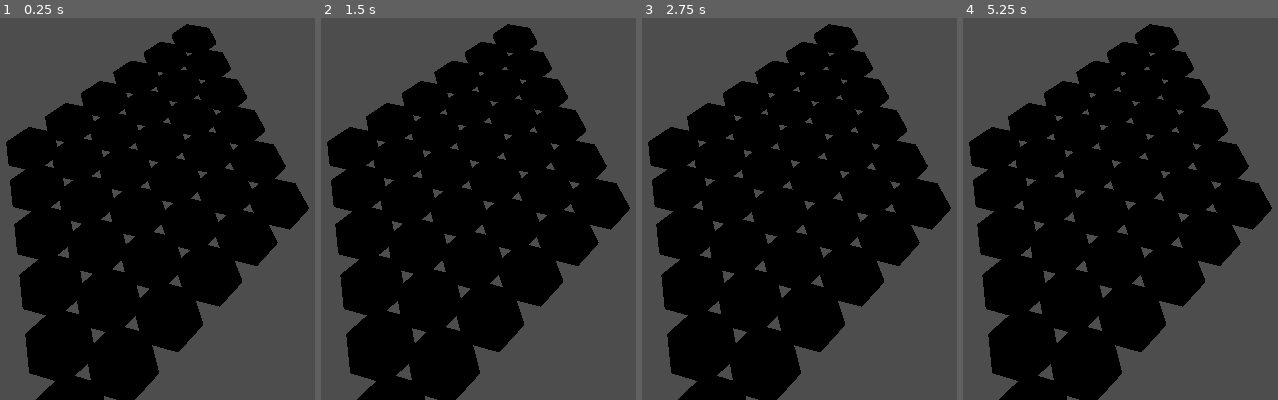
Above: before the commit, frames 1-4 (left to right).
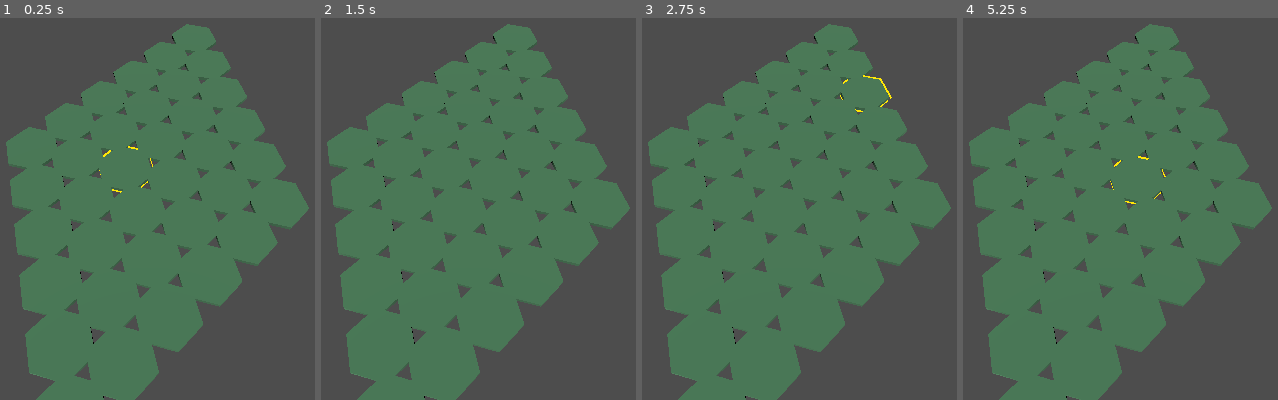
Above: after the commit, the same moments.

Repository: charlescodes/blightroot
Game: Godot game, scene res://scenes/main.tscn
The game is run twice, just before and just after one commit, with the same random seed, the same clock (stepped at 60 frames per second) and the same inputs.
Inputs (mouse positions are in pixels of both pictures, inside the frame that each line leads up to):
- Up to frame 1 (0.25 s): no input
- Up to frame 2 (1.5 s): tap Enter at 0.5 s; move the mouse to (outside the picture) at 0.52 s; click (outside the picture) at 0.67 s; tap Space at 1.25 s; move the mouse to (outside the picture) at 1.27 s; click (outside the picture) at 1.42 s
- Up to frame 3 (2.75 s): tap Enter at 2 s; move the mouse to (871, 75) at 2.02 s; click (871, 75) at 2.17 s
- Up to frame 4 (5.25 s): tap Space at 2.75, 4.25 s; move the mouse to (1073, 266) at 2.77 s; click (1073, 266) at 2.92 s; tap Enter at 3.5 s; move the mouse to (outside the picture) at 3.52 s; click (outside the picture) at 3.67 s; move the mouse to (outside the picture) at 4.27 s; click (outside the picture) at 4.42 s; move the mouse to (1152, 174) at 5.02 s; click (1152, 174) at 5.17 s

The runs differ from the first frame. In frame 1, 57% of the frame differs, in the area x 1-99%, y 1-100%; in frame 2, 57%; in frame 3, 57%; in frame 4, 57%.

Commit message:
add hover with highlight

Diff:
--- a/scenes/main.tscn
+++ b/scenes/main.tscn
@@ -1,12 +1,20 @@
-[gd_scene load_steps=3 format=3 uid="uid://62ol1vkaq7c7"]
+[gd_scene load_steps=4 format=3 uid="uid://62ol1vkaq7c7"]
 
 [ext_resource type="Script" uid="uid://dg4bbajxhymap" path="res://src/grid/hex_grid_manager.gd" id="1_63or0"]
 [ext_resource type="Script" uid="uid://3xpq3dco07k0" path="res://src/camera/camera_rig.gd" id="2_6la6x"]
+[ext_resource type="Script" uid="uid://bdr0k4haq32o5" path="res://src/interaction/hover_controller.gd" id="3_l45p7"]
 
 [node name="Main" type="Node3D"]
 
 [node name="HexGridManager" type="Node3D" parent="."]
 script = ExtResource("1_63or0")
+
+[node name="HoverController" type="Node" parent="."]
+script = ExtResource("3_l45p7")
+
+[node name="SunLight" type="DirectionalLight3D" parent="."]
+rotation = Vector3(-1.0472, 0.785398, 0)
+light_energy = 1.35
 
 [node name="CameraRig" type="Node3D" parent="."]
 transform = Transform3D(1, 0, 0, 0, 1, 0, 0, 0, 1, 2.165, 0, 3.75)
--- a/src/grid/hex_view.gd
+++ b/src/grid/hex_view.gd
@@ -2,6 +2,8 @@
 extends MeshInstance3D
 
 const HexDataScript := preload("res://src/grid/hex_data.gd")
+const HoverTargetScript := preload("res://src/interaction/hover_target.gd")
+const OutlineHighlighterScript := preload("res://src/interaction/outline_highlighter.gd")
 
 const HEX_SIDE_TO_SIDE_M: float = 1.0
 const HEX_RADIUS_M: float = HEX_SIDE_TO_SIDE_M / sqrt(3.0)
@@ -16,10 +18,12 @@
 	set(value):
 		tile_height_m = maxf(value, 0.01)
 		_configure_mesh()
+		_configure_hover_target()
 		apply_data()
 
 func _ready() -> void:
 	_configure_mesh()
+	_configure_hover_target()
 	apply_data()
 
 static func axial_to_world(p_q: int, p_r: int, p_y: float = 0.0) -> Vector3:
@@ -31,6 +35,8 @@
 	if hex_data == null:
 		return
 
+	_configure_mesh()
+	_configure_hover_target()
 	position = axial_to_world(hex_data.q, hex_data.r, tile_height_m * 0.5)
 	name = "Hex_%d_%d_%d" % [hex_data.q, hex_data.r, hex_data.s]
 	_apply_material()
@@ -46,6 +52,41 @@
 	hex_mesh.height = tile_height_m
 	hex_mesh.radial_segments = 6
 
+func _configure_hover_target() -> void:
+	var target := get_node_or_null("HoverTarget") as HoverTargetScript
+	if target == null:
+		target = HoverTargetScript.new()
+		target.name = "HoverTarget"
+		add_child(target)
+
+	target.highlight_root_path = ^".."
+	target.highlighter_path = ^"OutlineHighlighter"
+	target.collision_layer = 1
+	target.collision_mask = 0
+	target.input_ray_pickable = true
+
+	var collision_shape := target.get_node_or_null("CollisionShape3D") as CollisionShape3D
+	if collision_shape == null:
+		collision_shape = CollisionShape3D.new()
+		collision_shape.name = "CollisionShape3D"
+		target.add_child(collision_shape)
+
+	var shape := collision_shape.shape as CylinderShape3D
+	if shape == null:
+		shape = CylinderShape3D.new()
+		collision_shape.shape = shape
+
+	shape.radius = HEX_RADIUS_M
+	shape.height = tile_height_m
+
+	var highlighter := target.get_node_or_null("OutlineHighlighter") as OutlineHighlighterScript
+	if highlighter == null:
+		highlighter = OutlineHighlighterScript.new()
+		highlighter.name = "OutlineHighlighter"
+		target.add_child(highlighter)
+
+	highlighter.root_path = ^"../.."
+
 func _apply_material() -> void:
 	var material := StandardMaterial3D.new()
 	if hex_data.is_walkable:
@@ -53,4 +94,4 @@
 	else:
 		material.albedo_color = Color(0.18, 0.17, 0.16)
 
-	set_surface_override_material(0, material)
+	material_override = material
--- /dev/null
+++ b/src/interaction/hover_controller.gd
@@ -0,0 +1,79 @@
+class_name HoverController
+extends Node
+
+const HoverTargetScript := preload("res://src/interaction/hover_target.gd")
+
+@export var camera_path: NodePath = ^"../CameraRig/PitchPivot/Camera3D"
+@export_range(1.0, 500.0, 1.0) var max_ray_distance_m: float = 100.0
+@export_flags_3d_physics var collision_mask: int = 1
+
+var _camera: Camera3D
+var _current_target: HoverTargetScript
+
+func _ready() -> void:
+	_camera = _resolve_camera()
+
+func _physics_process(_delta: float) -> void:
+	if _should_pause_hover():
+		clear_hover()
+		return
+
+	if _camera == null:
+		_camera = _resolve_camera()
+		if _camera == null:
+			clear_hover()
+			return
+
+	_set_hover_target(_raycast_hover_target())
+
+func clear_hover() -> void:
+	_set_hover_target(null)
+
+func _raycast_hover_target() -> HoverTargetScript:
+	var mouse_position := get_viewport().get_mouse_position()
+	var ray_origin := _camera.project_ray_origin(mouse_position)
+	var ray_end := ray_origin + (_camera.project_ray_normal(mouse_position) * max_ray_distance_m)
+	var query := PhysicsRayQueryParameters3D.create(ray_origin, ray_end, collision_mask)
+	query.collide_with_areas = true
+	query.collide_with_bodies = false
+
+	var result := _camera.get_world_3d().direct_space_state.intersect_ray(query)
+	if result.is_empty():
+		return null
+
+	return _find_hover_target(result.get("collider") as Object)
+
+func _find_hover_target(collider: Object) -> HoverTargetScript:
+	var node := collider as Node
+	while node != null:
+		if node is HoverTargetScript:
+			return node
+
+		node = node.get_parent()
+
+	return null
+
+func _set_hover_target(target: HoverTargetScript) -> void:
+	if _current_target == target:
+		return
+
+	if _current_target != null:
+		_current_target.set_hovered(false)
+
+	_current_target = target
+
+	if _current_target != null:
+		_current_target.set_hovered(true)
+
+func _resolve_camera() -> Camera3D:
+	var configured_camera := get_node_or_null(camera_path) as Camera3D
+	if configured_camera != null:
+		return configured_camera
+
+	return get_viewport().get_camera_3d()
+
+func _should_pause_hover() -> bool:
+	return (
+		Input.is_mouse_button_pressed(MOUSE_BUTTON_RIGHT)
+		or Input.is_mouse_button_pressed(MOUSE_BUTTON_MIDDLE)
+	)
--- /dev/null
+++ b/src/interaction/hover_target.gd
@@ -0,0 +1,40 @@
+class_name HoverTarget
+extends Area3D
+
+const OutlineHighlighterScript := preload("res://src/interaction/outline_highlighter.gd")
+const GROUP_NAME: StringName = &"hover_targets"
+
+@export var highlight_root_path: NodePath = ^".."
+@export var highlighter_path: NodePath = ^"OutlineHighlighter"
+
+var _is_hovered: bool = false
+
+func _init() -> void:
+	_configure_pickable()
+
+func _enter_tree() -> void:
+	_configure_pickable()
+
+func set_hovered(is_hovered: bool) -> void:
+	if _is_hovered == is_hovered:
+		return
+
+	_is_hovered = is_hovered
+	var highlighter := _get_highlighter()
+	if highlighter != null:
+		highlighter.set_highlighted(is_hovered)
+
+func get_hover_root() -> Node3D:
+	var root := get_node_or_null(highlight_root_path) as Node3D
+	if root != null:
+		return root
+
+	return get_parent() as Node3D
+
+func _configure_pickable() -> void:
+	add_to_group(GROUP_NAME)
+	input_ray_pickable = true
+	monitorable = true
+
+func _get_highlighter() -> OutlineHighlighterScript:
+	return get_node_or_null(highlighter_path) as OutlineHighlighterScript
--- /dev/null
+++ b/src/interaction/outline_highlighter.gd
@@ -0,0 +1,116 @@
+class_name OutlineHighlighter
+extends Node
+
+const OUTLINE_SHADER: Shader = preload("res://src/interaction/outline_inverted_hull.gdshader")
+
+@export var root_path: NodePath = ^".."
+@export var outline_color: Color = Color(1.0, 0.9, 0.05, 1.0)
+@export_range(0.001, 0.15, 0.001) var outline_width_m: float = 0.055
+
+var _is_highlighted: bool = false
+var _outline_material: ShaderMaterial
+var _tracked_surfaces: Array[Dictionary] = []
+
+func set_highlighted(is_highlighted: bool) -> void:
+	if _is_highlighted == is_highlighted:
+		return
+
+	if is_highlighted:
+		_apply_highlight()
+	else:
+		clear_highlight()
+
+func clear_highlight() -> void:
+	for record in _tracked_surfaces:
+		var mesh_instance := record.get("mesh") as MeshInstance3D
+		if mesh_instance == null:
+			continue
+
+		var kind := record.get("kind", &"") as StringName
+		if kind == &"material_override":
+			var previous_material_override := record.get("previous_material_override") as Material
+			mesh_instance.material_override = previous_material_override
+		else:
+			var surface_index := int(record.get("surface", 0))
+			var previous_surface_override := record.get("previous_surface_override") as Material
+			mesh_instance.set_surface_override_material(surface_index, previous_surface_override)
+
+	_tracked_surfaces.clear()
+	_is_highlighted = false
+
+static func build_outline_material(
+	color: Color = Color(1.0, 0.9, 0.05, 1.0),
+	width_m: float = 0.055
+) -> ShaderMaterial:
+	var material := ShaderMaterial.new()
+	material.shader = OUTLINE_SHADER
+	material.set_shader_parameter("outline_color", color)
+	material.set_shader_parameter("outline_width", width_m)
+	return material
+
+func _apply_highlight() -> void:
+	clear_highlight()
+
+	var root := get_node_or_null(root_path)
+	if root == null:
+		return
+
+	_outline_material = build_outline_material(outline_color, outline_width_m)
+	_apply_to_meshes(root)
+	_is_highlighted = not _tracked_surfaces.is_empty()
+
+func _apply_to_meshes(root: Node) -> void:
+	if root is MeshInstance3D:
+		_apply_to_mesh(root)
+
+	for child in root.get_children():
+		_apply_to_meshes(child)
+
+func _apply_to_mesh(mesh_instance: MeshInstance3D) -> void:
+	var mesh_resource := mesh_instance.mesh
+	if mesh_resource == null:
+		return
+
+	if mesh_instance.material_override != null:
+		var highlighted_override := _with_outline(mesh_instance.material_override)
+		if highlighted_override == null:
+			return
+
+		_tracked_surfaces.append({
+			"kind": &"material_override",
+			"mesh": mesh_instance,
+			"previous_material_override": mesh_instance.material_override,
+		})
+		mesh_instance.material_override = highlighted_override
+		return
+
+	for surface_index in range(mesh_resource.get_surface_count()):
+		var previous_override := mesh_instance.get_surface_override_material(surface_index)
+		var source_material := previous_override
+		if source_material == null:
+			source_material = mesh_resource.surface_get_material(surface_index)
+
+		var highlighted_material := _with_outline(source_material)
+		if highlighted_material == null:
+			continue
+
+		_tracked_surfaces.append({
+			"kind": &"surface_override",
+			"mesh": mesh_instance,
+			"surface": surface_index,
+			"previous_surface_override": previous_override,
+		})
+
+		mesh_instance.set_surface_override_material(surface_index, highlighted_material)
+
+func _with_outline(source_material: Material) -> Material:
+	var highlighted_material: Material
+	if source_material == null:
+		highlighted_material = StandardMaterial3D.new()
+	else:
+		highlighted_material = source_material.duplicate() as Material
+
+	if highlighted_material != null:
+		highlighted_material.next_pass = _outline_material
+
+	return highlighted_material
--- /dev/null
+++ b/src/interaction/outline_inverted_hull.gdshader
@@ -0,0 +1,14 @@
+shader_type spatial;
+render_mode unshaded, cull_front, depth_draw_opaque;
+
+uniform vec4 outline_color : source_color = vec4(1.0, 0.9, 0.05, 1.0);
+uniform float outline_width = 0.035;
+
+void vertex() {
+	VERTEX += NORMAL * outline_width;
+}
+
+void fragment() {
+	ALBEDO = outline_color.rgb;
+	ALPHA = outline_color.a;
+}
--- a/tests/test_runner.gd
+++ b/tests/test_runner.gd
@@ -4,6 +4,9 @@
 const HexGridManagerScript := preload("res://src/grid/hex_grid_manager.gd")
 const HexViewScript := preload("res://src/grid/hex_view.gd")
 const CameraRigScript := preload("res://src/camera/camera_rig.gd")
+const HoverTargetScript := preload("res://src/interaction/hover_target.gd")
+const OutlineHighlighterScript := preload("res://src/interaction/outline_highlighter.gd")
+const HoverControllerScript := preload("res://src/interaction/hover_controller.gd")
 
 func _init() -> void:
 	if not _run_smoke_checks():
@@ -31,6 +34,54 @@
 	if not is_equal_approx(center.distance_to(east), HexViewScript.HEX_SIDE_TO_SIDE_M):
 		return _fail("Adjacent hex center spacing is not 1 meter.")
 
+	var hex_view := HexViewScript.new()
+	hex_view.hex_data = HexDataScript.new(0, 0, 0)
+	get_root().add_child(hex_view)
+	var hover_target := hex_view.get_node_or_null("HoverTarget") as HoverTargetScript
+	if hover_target == null:
+		return _fail("HexView did not create a HoverTarget child.")
+	if not hover_target.is_in_group(HoverTargetScript.GROUP_NAME):
+		return _fail("HoverTarget did not join the expected group.")
+	var collision_shape := hover_target.get_node_or_null("CollisionShape3D") as CollisionShape3D
+	if collision_shape == null or collision_shape.shape == null:
+		return _fail("HoverTarget did not create a collision shape.")
+	hex_view.free()
+
+	var outline_material: ShaderMaterial = OutlineHighlighterScript.build_outline_material()
+	if outline_material.shader == null:
+		return _fail("OutlineHighlighter did not build an outline shader material.")
+	outline_material = null
+
+	var mesh := MeshInstance3D.new()
+	mesh.mesh = CylinderMesh.new()
+	mesh.material_override = StandardMaterial3D.new()
+	var highlighter := OutlineHighlighterScript.new()
+	highlighter.root_path = ^".."
+	mesh.add_child(highlighter)
+	get_root().add_child(mesh)
+	highlighter.set_highlighted(true)
+	if mesh.material_override == null or mesh.material_override.next_pass == null:
+		return _fail("OutlineHighlighter did not apply next_pass to material_override.")
+	highlighter.clear_highlight()
+	if mesh.material_override == null or mesh.material_override.next_pass != null:
+		return _fail("OutlineHighlighter did not restore material_override after clearing.")
+	mesh.free()
+
+	var hover_controller := HoverControllerScript.new()
+	if not hover_controller.has_method("clear_hover"):
+		return _fail("HoverController is missing clear_hover().")
+	hover_controller.free()
+
+	var main_scene := load("res://scenes/main.tscn") as PackedScene
+	if main_scene == null:
+		return _fail("Main scene did not load.")
+	var main := main_scene.instantiate()
+	if main.get_node_or_null("HoverController") == null:
+		return _fail("Main scene is missing HoverController.")
+	if main.get_node_or_null("SunLight") == null:
+		return _fail("Main scene is missing SunLight.")
+	main.free()
+
 	var camera_distance: float = CameraRigScript.camera_distance_for_height(7.0, deg_to_rad(-55.0))
 	if not camera_distance > 7.0:
 		return _fail("Camera rig distance should exceed its vertical height at an angled pitch.")
Not shown, added: src/interaction/outline_inverted_hull.gdshader.uid
